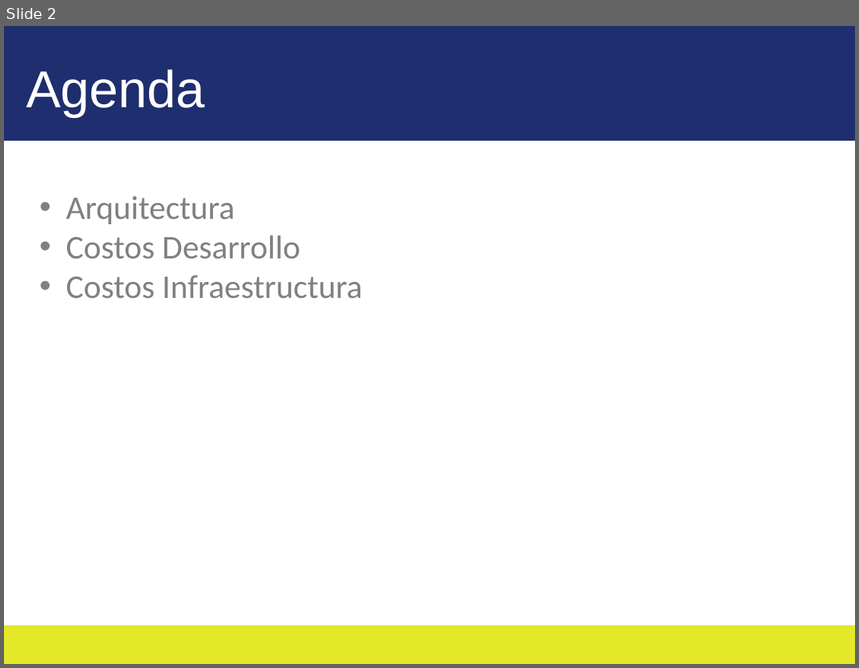
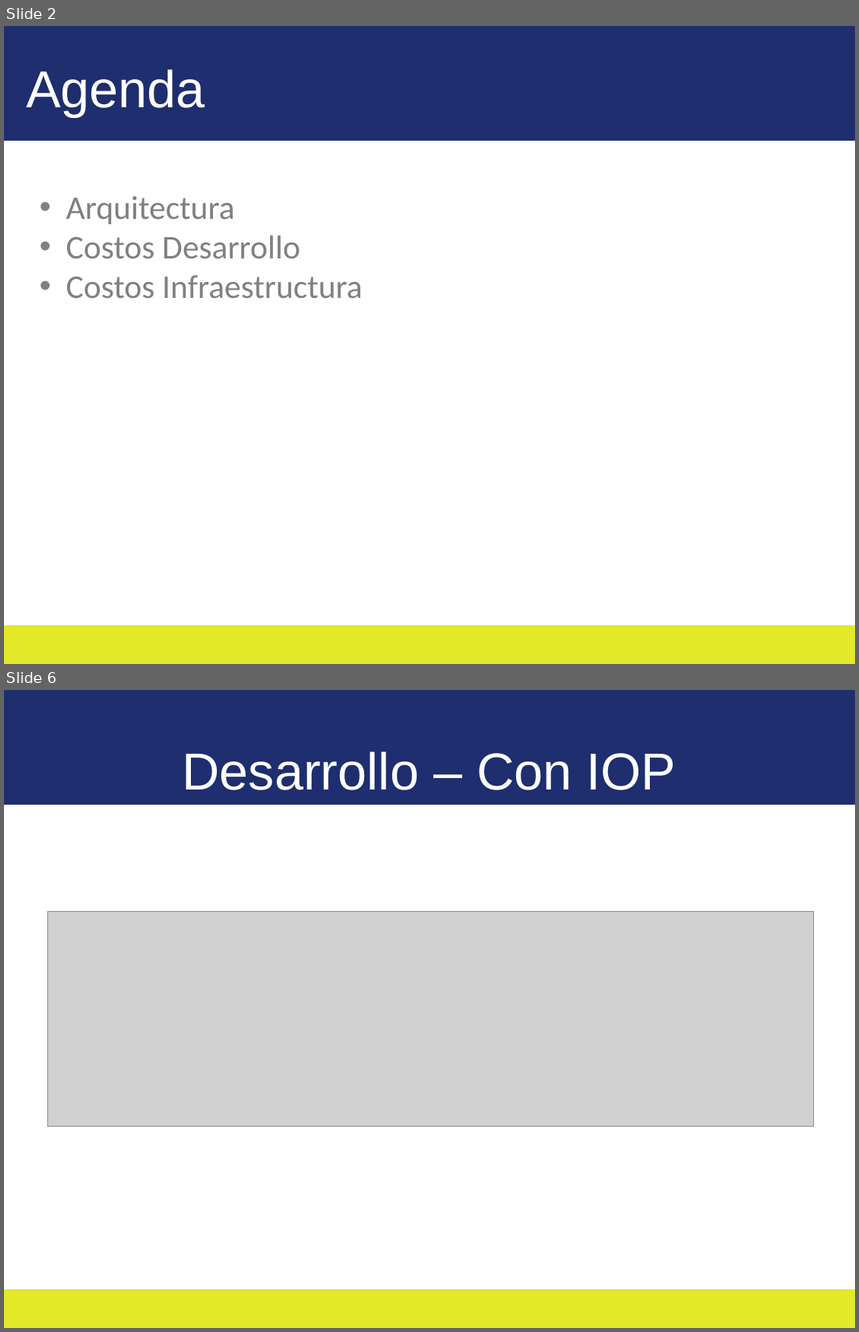
Before and after one commit to LuisPolo/ProyectoCore, a slide deck: Presentacion-kadabra.pptx. Shown one above the other, each under a label of ours: slide 2 before the commit, slides 2 and 6 after it; the slides between them are not shown. The pictures are 859x668 and 859x1332 pixels, drawn with LibreOffice and Linux fonts; fonts in the diff are those of the drawing; grey boxes stand for pictures; background and template pictures are left out. Boxes give left, top, right and bottom in pixels: in the first picture for what was removed or moved away, otherwise in the second. Text is boxed around its words. In the diff, an @@ line names an element or a change of style, - is before the commit and + after.

```diff
--- a/Presentacion-kadabra.pptx
+++ b/Presentacion-kadabra.pptx
@@ slide 6 added at (4,690,855,1328), background #FFFFFF; not listed: 2 template elements that a slide beside it also shows @@
@@ title added at (182,752,677,790), 44 pt, text #FFFFFF @@
+Desarrollo – Con IOP
@@ picture added at (47,911,813,1127) @@
```
Also in this commit, not shown: 1 slide changed, 5 other slides added, 4 slides removed, 1 other file.
